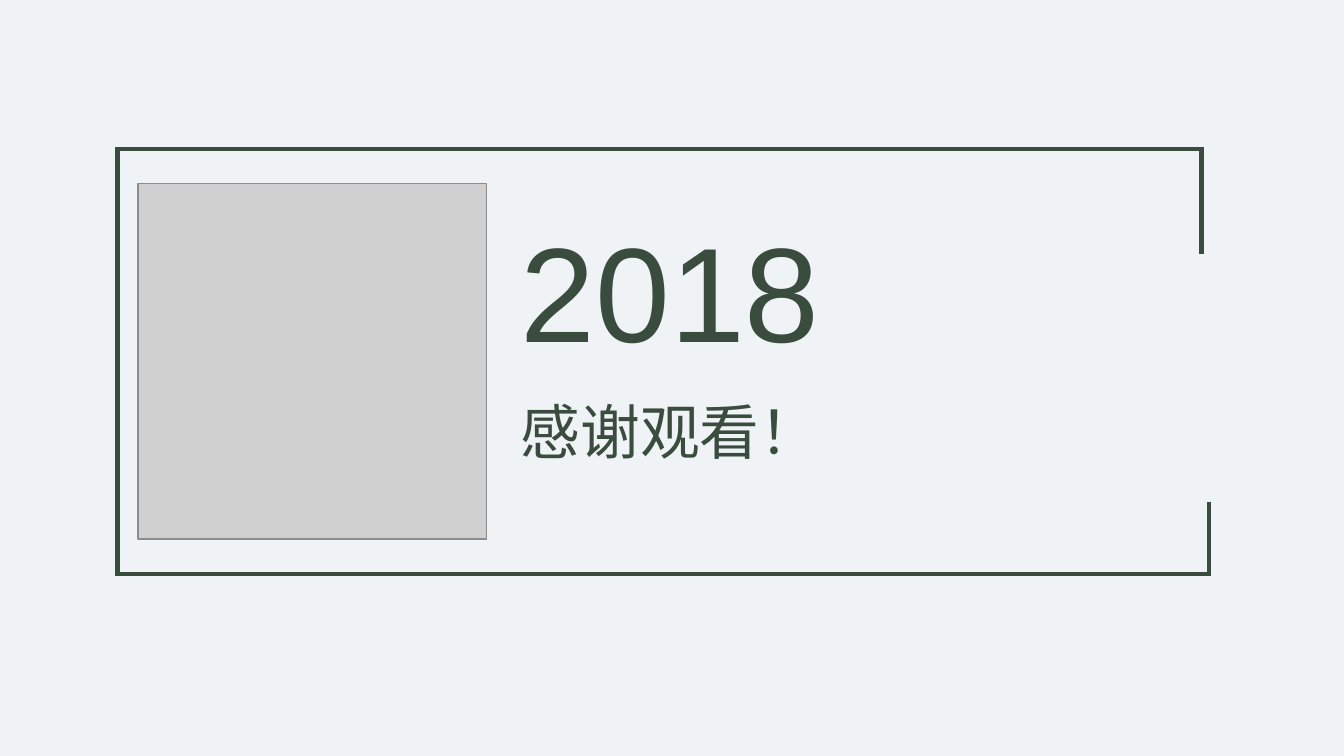
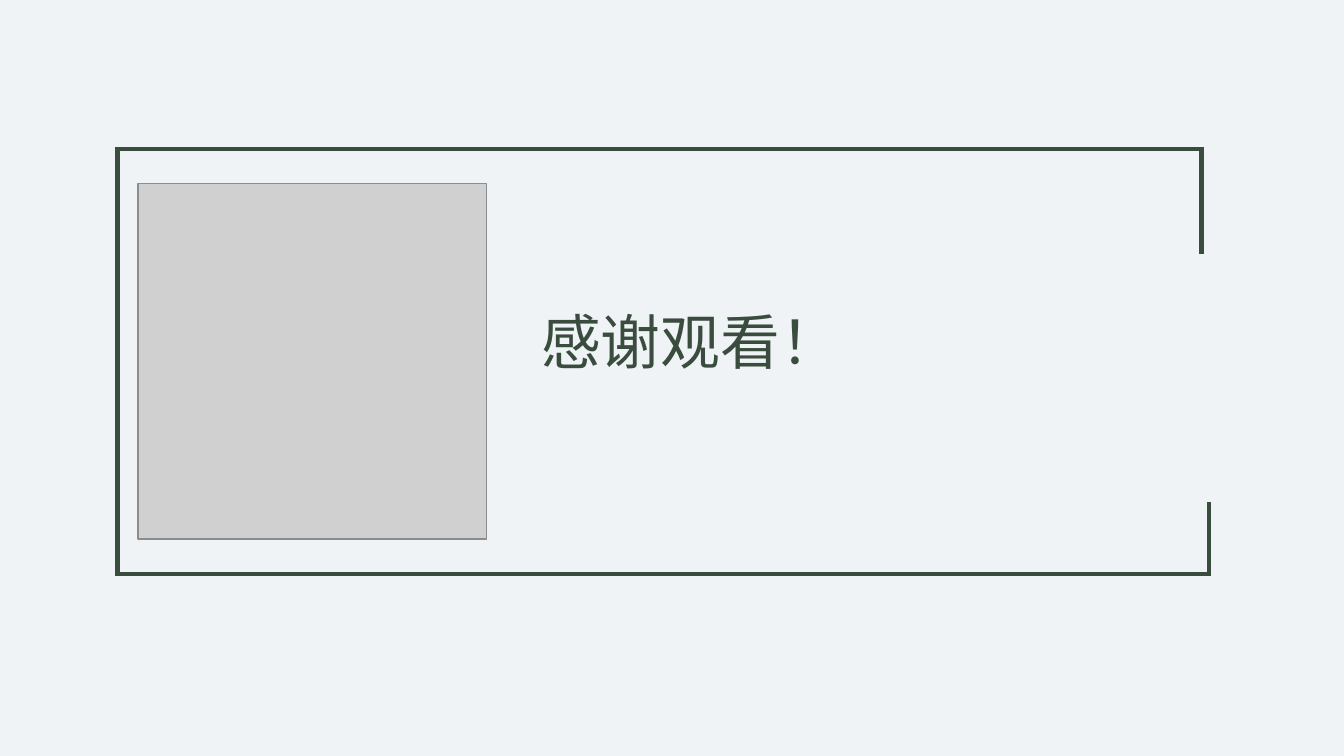
Before and after one commit to HTML-Worker/Design_Pattern_Sharing, a slide deck: slide 25 of doc/设计模式.pptx (slide 22 before the commit). Drawn at 1344x756 pixels with LibreOffice and Linux fonts; fonts in the diff are those of the drawing; grey boxes stand for pictures. Boxes give left, top, right and bottom in pixels: in the first picture for what was removed or moved away, otherwise in the second. Text is boxed around its words. In the diff, an @@ line names an element or a change of style, - is before the commit and + after.

```diff
--- a/doc/设计模式.pptx
+++ b/doc/设计模式.pptx
@@ text removed at (521,248,820,344) @@
-2018
@@ text "感谢观看！": place and size @@
-text "感谢观看！" at (521,404,820,459)
+text "感谢观看！" at (541,314,840,369)
```
Also in this commit, not shown: 6 other slides changed, 16 slides added, 13 slides removed, 1 other file.
